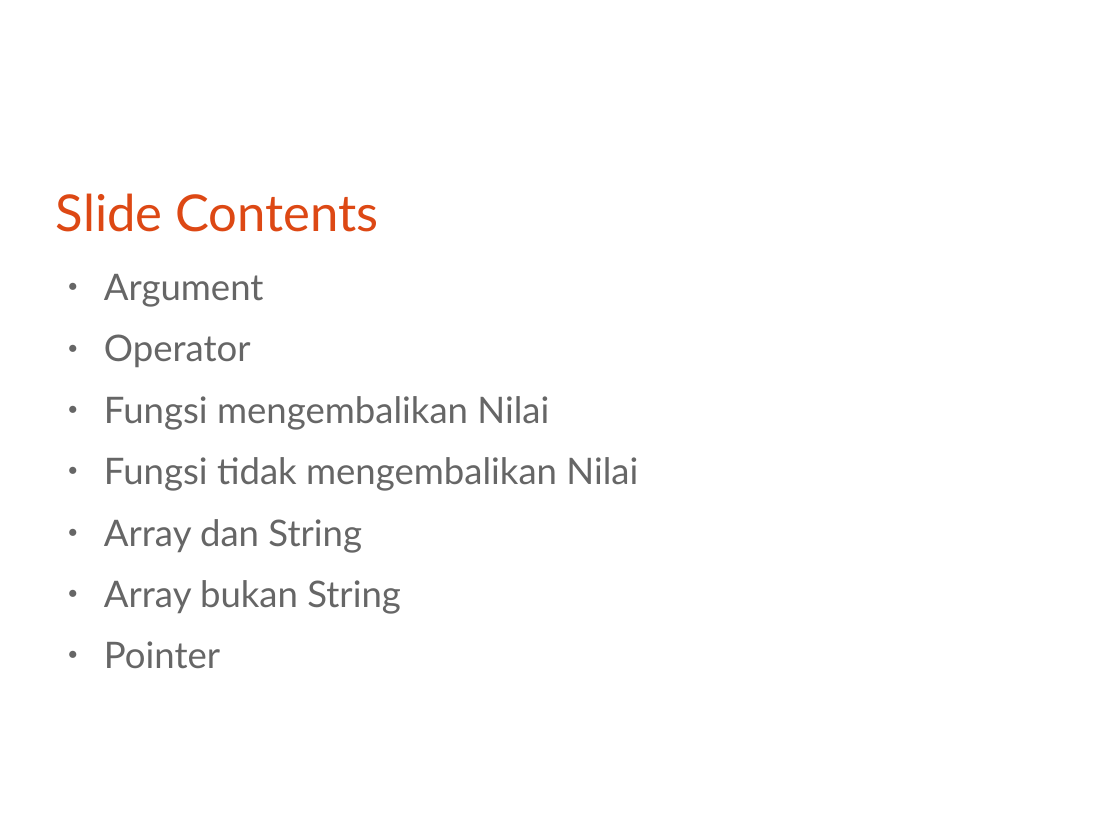
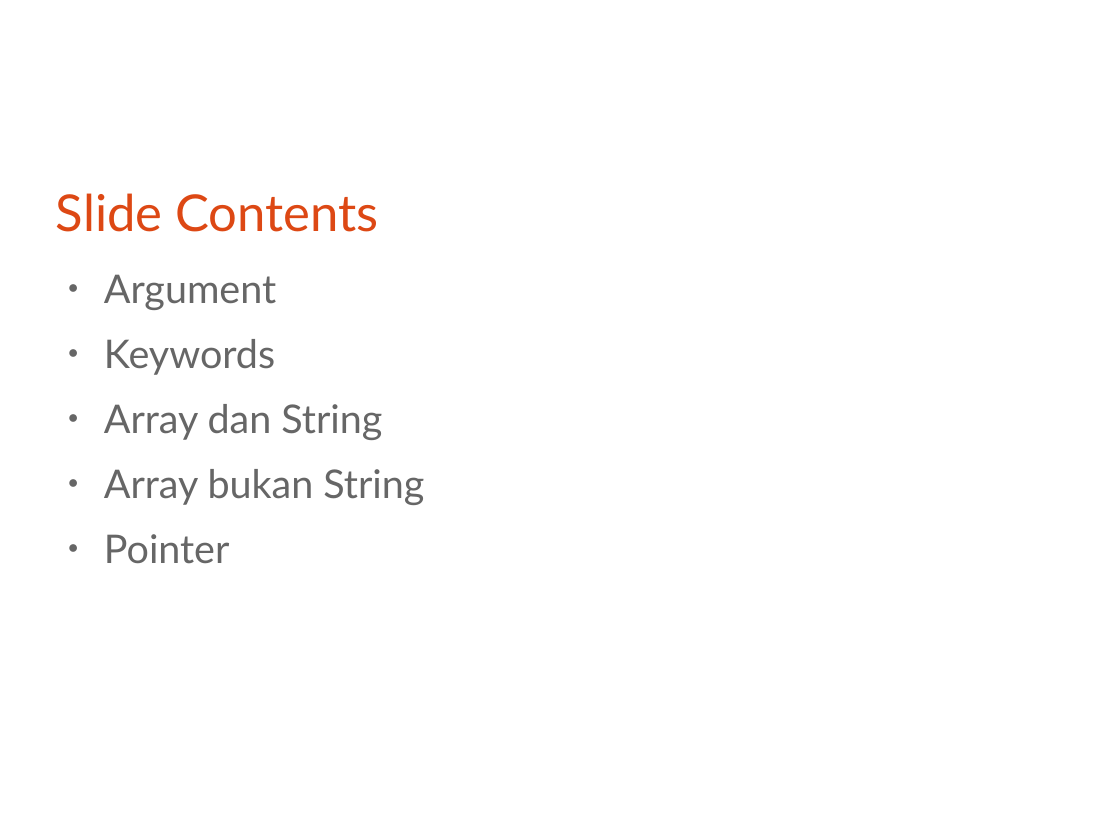
Before and after one commit to bagustris/prokom-tf, a slide deck: slide 2 of prokom4.odp. Drawn at 1120x840 pixels with LibreOffice and Linux fonts; fonts in the diff are those of the drawing. Boxes give left, top, right and bottom in pixels: in the first picture for what was removed or moved away, otherwise in the second. Text is boxed around its words. In the diff, an @@ line names an element or a change of style, - is before the commit and + after.

```diff
--- a/prokom4.odp
+++ b/prokom4.odp
@@ text at (104,274,424,564): size 25.9 to 28 pt in "Argument", "Array dan String", "Array bukan String", "Pointer" @@
@@ text at (104,339,275,375): text changed; size 25.9 to 28 pt @@
-● Operator
-● Fungsi mengembalikan Nilai
-● Fungsi tidak mengembalikan Nilai
+● Keywords
```
Also in this commit, not shown: 3 other slides changed, 5 slides added.
